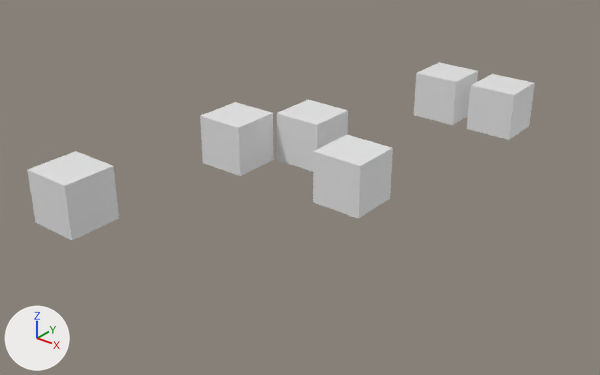
Before and after pictures for a commit that changed the glTF model static/assets/robot.glb.
Rendered twice from a 50 mm lens placed at (15.5, -15.0, 12.6), pointed at (-1.7, 6.5, -0.8). Arrows for +X, +Y and +Z are at lower left; the lights stay in place. Where no turn or scale is listed for an object, it has been applied to the vertices.

Objects in the first picture: 'armLeft1', 'elbow', 'forearm', 'forearm1', 'shoulderLeft1', 'torso'.
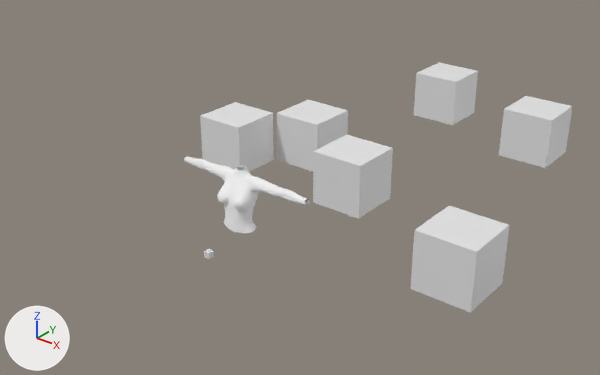
What differs and where, as boxes (x1, y1, x2, y2) in the pictures (600 x 375 px):
'forearm1', moved: before (467, 74, 535, 140); after (410, 206, 509, 313)
'forearm', moved: before (27, 151, 119, 240); after (499, 96, 573, 168)
'forearm2', added: after (184, 156, 309, 233)
'CustomShape_Cube', added: after (204, 249, 214, 259)

Diff of the bpy script that builds the scene:
```diff
--- a/static/assets/robot.glb.py
+++ b/static/assets/robot.glb.py
@@ mat_mat_body_upper @@
+mat_mat_body_upper = principled_material('mat_body_upper')
+mat_mat_body_upper.base_color = (1.0, 1.0, 1.0)  # white #ffffff
+mat_mat_body_upper.metallic = 1.0
+mat_mat_body_upper.roughness = 1.0
@@ me_ru2body_upper_rc_3_ru2body_upper_rc_3_001 @@
+me_ru2body_upper_rc_3_ru2body_upper_rc_3_001.from_pydata(...)  # 3315 vertices, 6530 faces; spans x -2.44..2.44, y -0.6..0.4, z 4.51..6.46
+me_ru2body_upper_rc_3_ru2body_upper_rc_3_001.materials.append(mat_mat_body_upper)  # white #ffffff
@@ me_customshape_cube @@
+me_customshape_cube.from_pydata(...)  # a box spanning x -0.1..0.1, y -0.1..0.1, z -0.1..0.1
@@ ob_forearm1 @@
 ob_forearm1 = bpy.data.objects.new('forearm1', me_cube_001)
-ob_forearm1.location = (1.01, 16.97, 0.0)
+ob_forearm1.location = (5.91, 4.47, 0.0)
@@ ob_forearm @@
 ob_forearm = bpy.data.objects.new('forearm', me_cube_002)
-ob_forearm.location = (-6.37, 0.0, 0.0)
+ob_forearm.location = (3.42, 15.21, 0.0)
@@ ob_forearm2 @@
+ob_forearm2 = bpy.data.objects.new('forearm2', me_ru2body_upper_rc_3_ru2body_upper_rc_3_001)
+ob_forearm2.location = (0.0, 1.48, -4.19)
@@ ob_customshape_cube @@
+ob_customshape_cube = bpy.data.objects.new('CustomShape_Cube', me_customshape_cube)
+ob_customshape_cube.location = (0.0, 0.0, 0.0)
```
